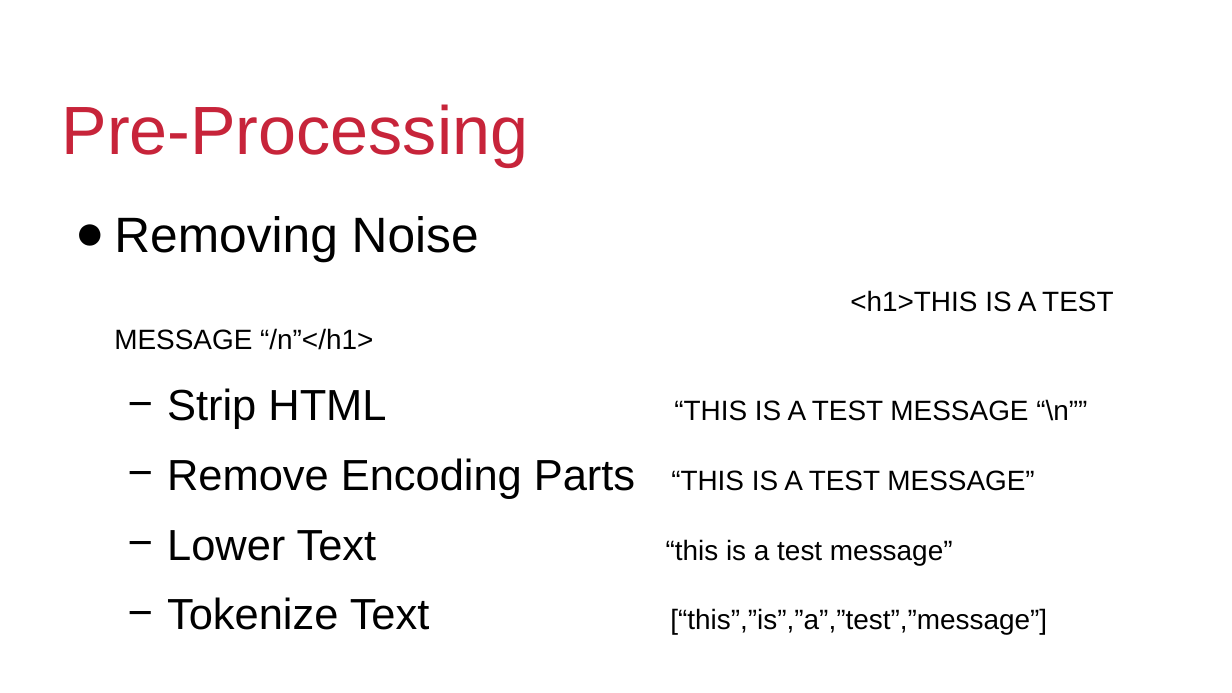
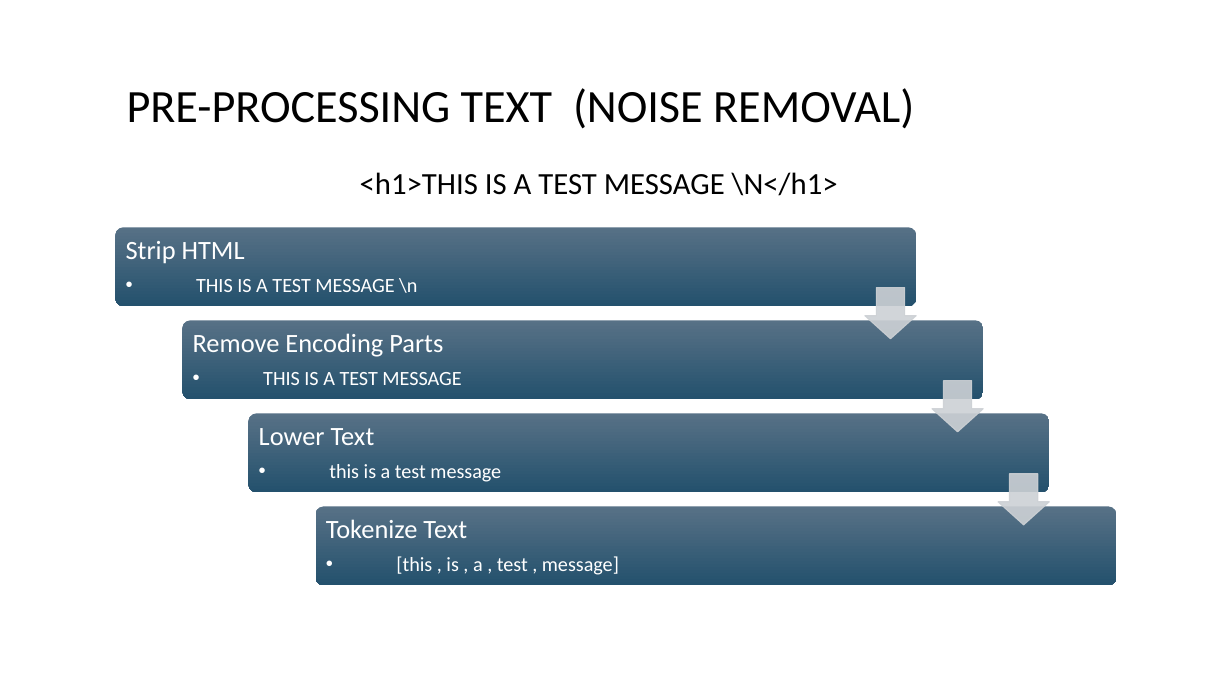
Before and after one commit to DevJohnIbrahim/SSM-GP, a slide deck: slide 9 of Graduation Proposal/Cyberbullypresentation.pptx. Drawn at 1232x693 pixels with LibreOffice and Linux fonts; fonts in the diff are those of the drawing; background and template pictures are left out. Boxes give left, top, right and bottom in pixels: in the first picture for what was removed or moved away, otherwise in the second. Text is boxed around its words. In the diff, an @@ line names an element or a change of style, - is before the commit and + after.

```diff
--- a/Graduation Proposal/Cyberbullypresentation.pptx
+++ b/Graduation Proposal/Cyberbullypresentation.pptx
@@ title at <box>127,88,914,129</box>: text changed; size 44 to 29.8 pt; font Arial to Calibri; text colour #C7243A to #000000 @@
-Pre-Processing
+PRE-PROCESSING TEXT (NOISE REMOVAL)
@@ text added at <box>360,172,838,196</box>, 19.8 pt, text #000000 @@
+<h1>THIS IS A TEST MESSAGE \N</h1>
@@ text removed at <box>114,216,1113,635</box> @@
-● Removing Noise
-<h1>THIS IS A TEST MESSAGE “/n”</h1>
-  − Strip HTML “THIS IS A TEST MESSAGE “\n””
-  − Remove Encoding Parts “THIS IS A TEST MESSAGE”
-  − Lower Text “this is a test message”
-  − Tokenize Text [“this”,”is”,”a”,”test”,”message”]
@@ group added at <box>115,227,1117,585</box>: 4 rounded rectangles, 4 texts, 3 down arrows @@
+Strip HTML
+  • THIS IS A TEST MESSAGE \n
+Remove Encoding Parts
+  • THIS IS A TEST MESSAGE
+Lower Text
+  • this is a test message
+Tokenize Text
+  • [this , is , a , test , message]
```
Also in this commit, not shown: 3 other slides changed, 1 slide added, 1 slide removed.
